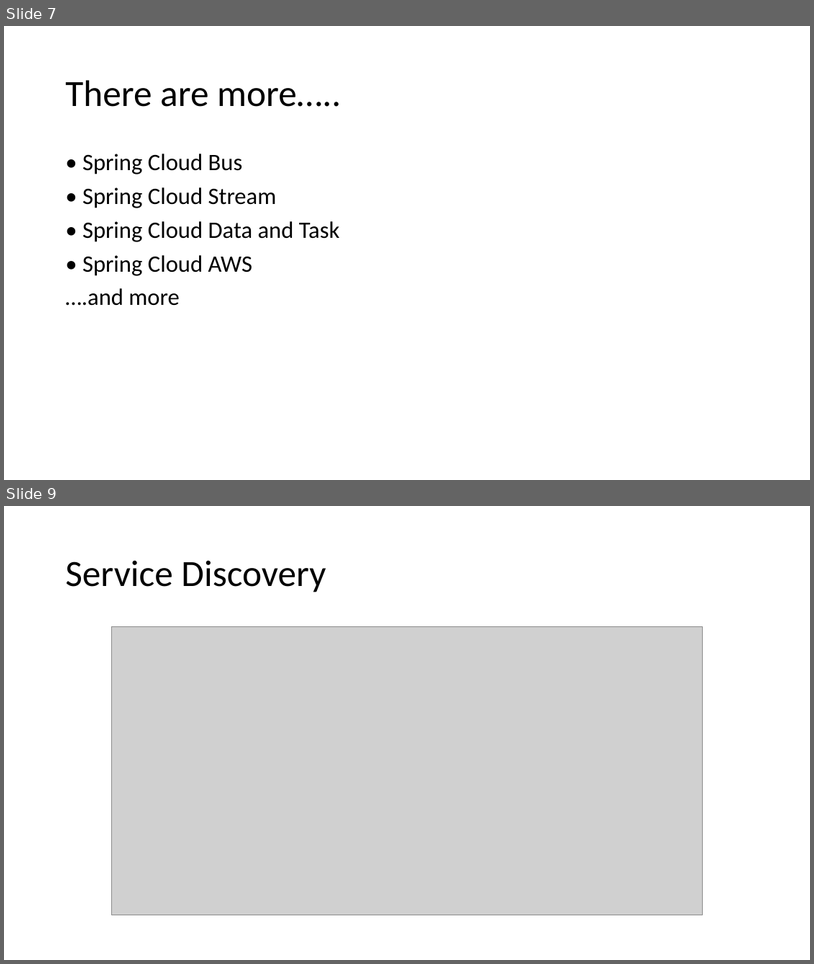
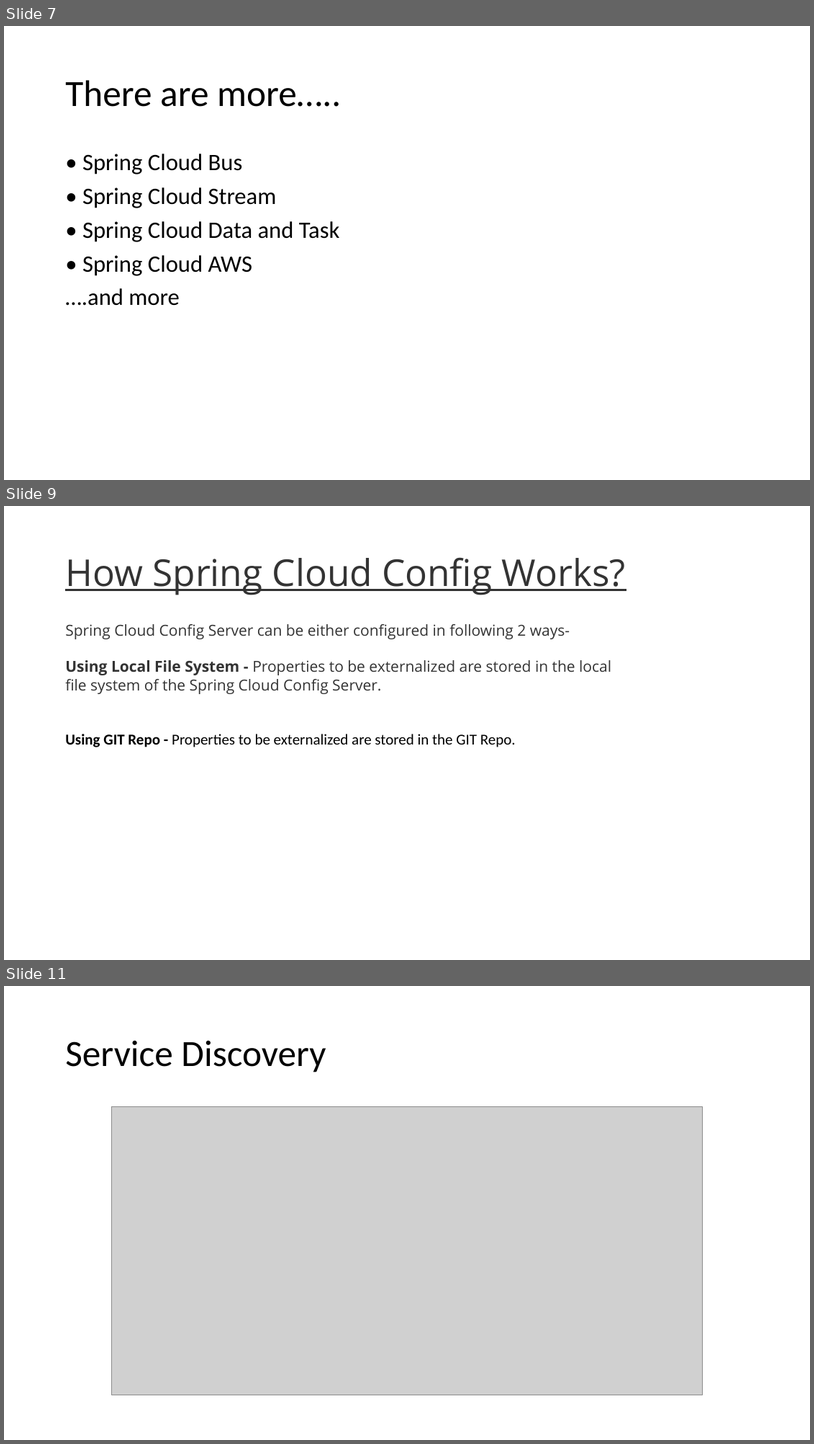
Before and after one commit to ajeetsinghs/SpringBootTutorial, a slide deck: Spring Cloud.pptx. Shown one above the other, each under a label of ours: slides 7 and 9 before the commit, slides 7, 9 and 11 after it; the slides between them are not shown. The pictures are 814x964 and 814x1444 pixels, drawn with LibreOffice and Linux fonts; fonts in the diff are those of the drawing; grey boxes stand for pictures. Boxes give left, top, right and bottom in pixels: in the first picture for what was removed or moved away, otherwise in the second. Text is boxed around its words. In the diff, an @@ line names an element or a change of style, - is before the commit and + after.

```diff
--- a/Spring Cloud.pptx
+++ b/Spring Cloud.pptx
@@ slide 9 added at (4,506,810,960), background #FFFFFF @@
@@ title added at (65,557,626,595), 44 pt, text #333333, underline @@
+How Spring Cloud Config Works?
@@ text added at (65,624,612,747), 18 pt, text #333333 @@
+Spring Cloud Config Server can be either configured in following 2 ways-
+Using Local File System - Properties to be externalized are stored in the local file system of the Spring Cloud Config Server.
+Using GIT Repo - Properties to be externalized are stored in the GIT Repo.
@@ what was slide 9 is now slide 11 @@
```
Also in this commit, not shown: 1 slide changed, 6 other slides added, 2 slides removed.
